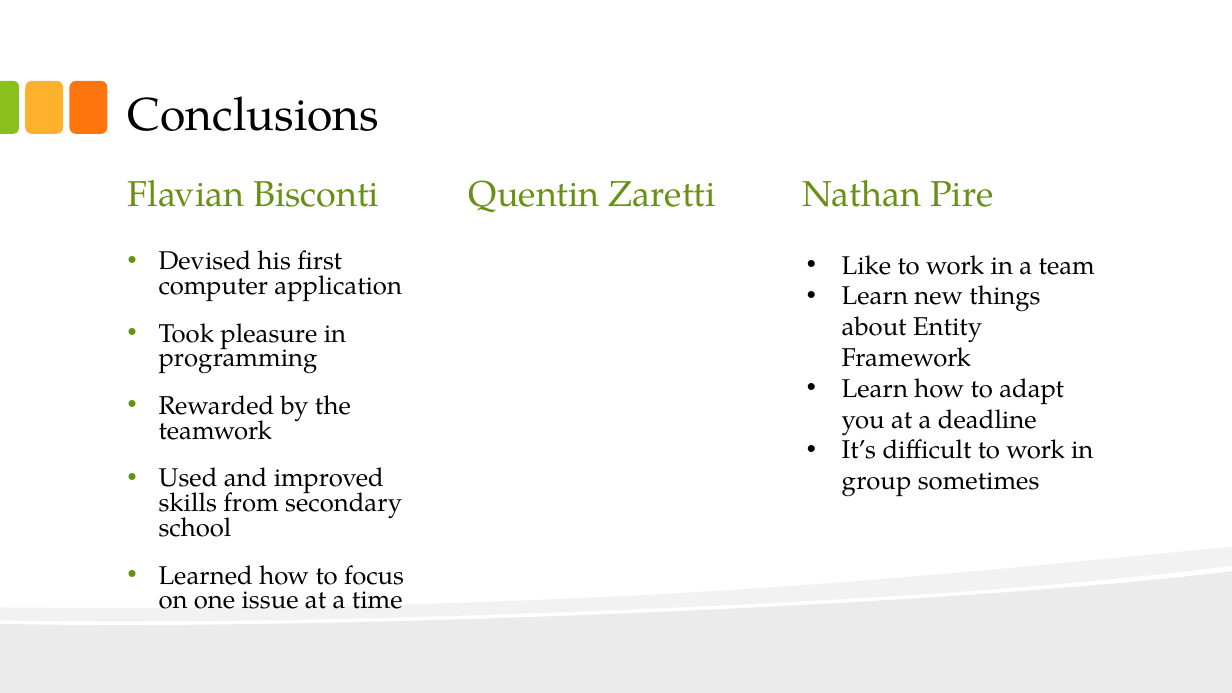
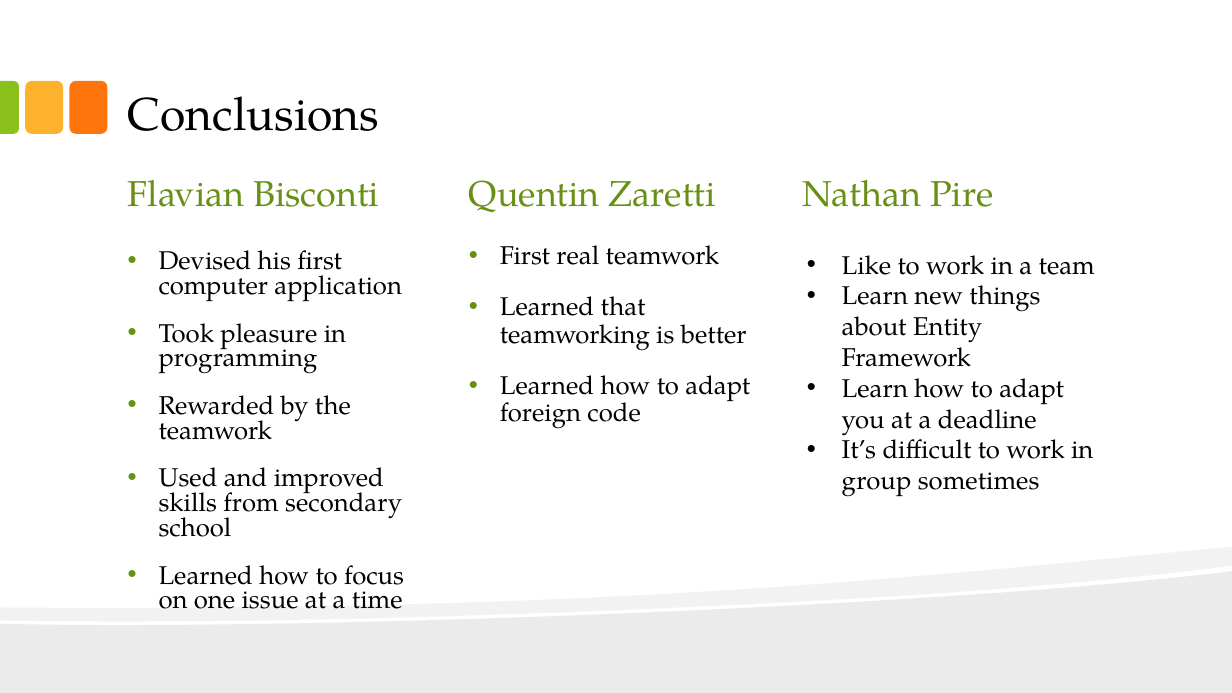
Before and after one commit to thelittlewozniak/iKitchen, a slide deck: slide 21 of Fichiers analyse/IKitchen.pptx. Drawn at 1232x693 pixels with LibreOffice and Linux fonts; fonts in the diff are those of the drawing. Boxes give left, top, right and bottom in pixels: in the first picture for what was removed or moved away, otherwise in the second. Text is boxed around its words. In the diff, an @@ line names an element or a change of style, - is before the commit and + after.

Commit message:
powerpoint quentin
poweroint

```diff
--- a/Fichiers analyse/IKitchen.pptx
+++ b/Fichiers analyse/IKitchen.pptx
@@ text added at (500,245,750,429), 20 pt, text #000000 @@
+• First real teamwork
+• Learned that teamworking is better
+• Learned how to adapt foreign code
```
